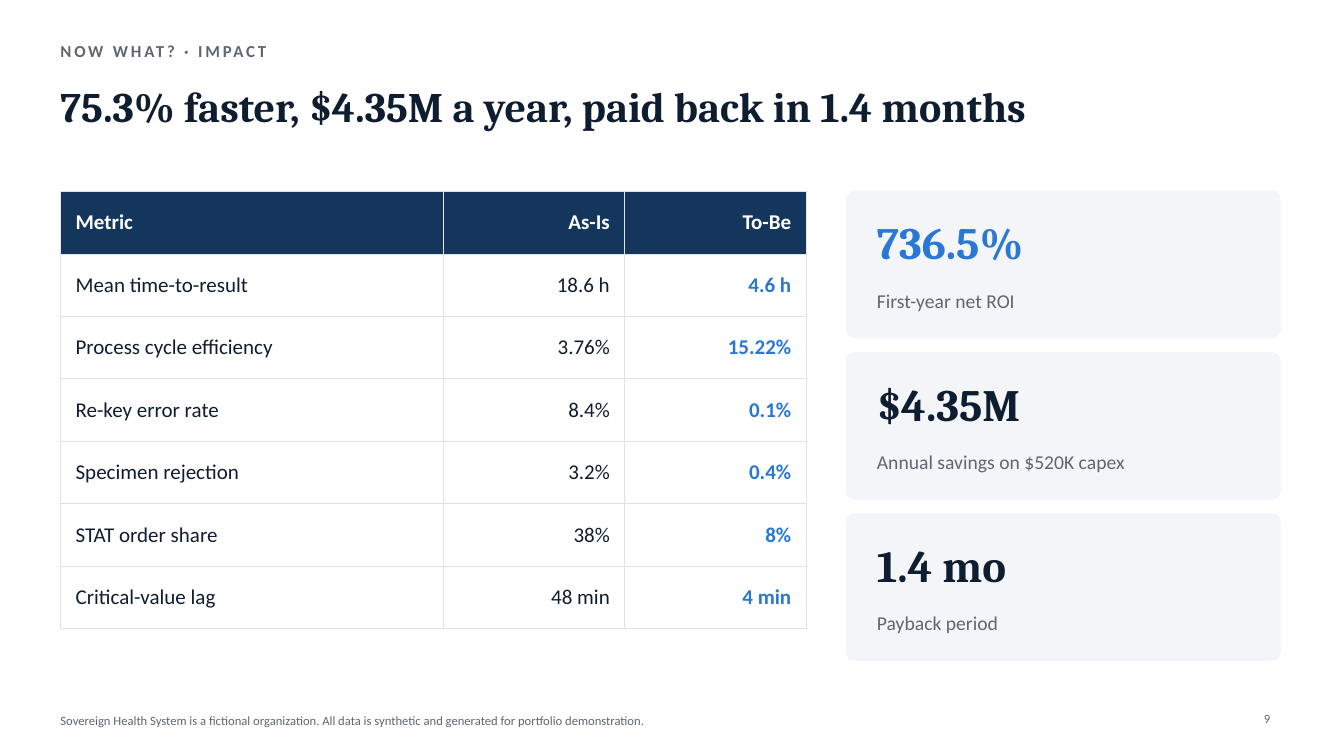
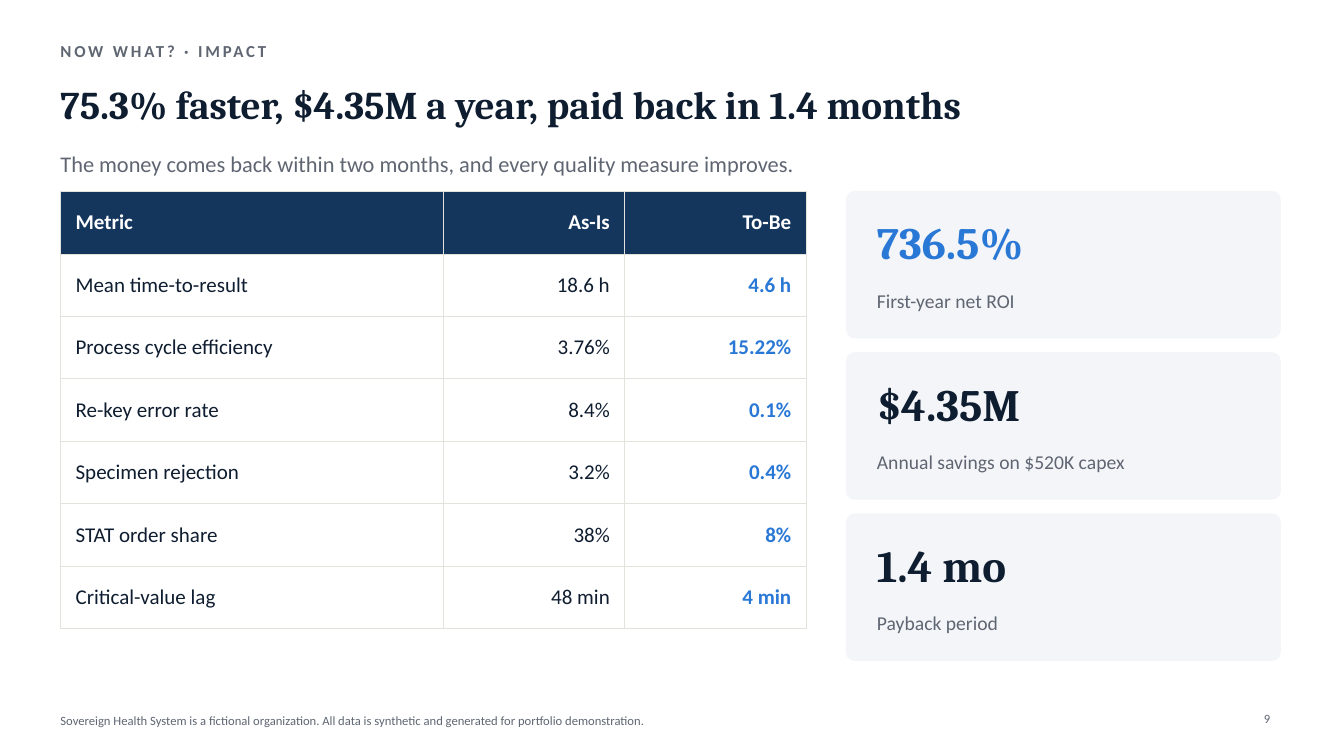
Before and after one commit to huezxiii/diagnostic-pipeline-process-mapping, a slide deck: slide 9 of deck/sovereign-health-exec-briefing.pptx. Drawn at 1344x756 pixels with LibreOffice and Linux fonts; fonts in the diff are those of the drawing. Boxes give left, top, right and bottom in pixels: in the first picture for what was removed or moved away, otherwise in the second. Text is boxed around its words. In the diff, an @@ line names an element or a change of style, - is before the commit and + after.

```diff
--- a/deck/sovereign-health-exec-briefing.pptx
+++ b/deck/sovereign-health-exec-briefing.pptx
@@ title "75.3% faster, $4.35M a year, ..." at bbox=[60, 90, 961, 128]: size 30 to 28 pt @@
@@ text added at bbox=[60, 156, 793, 176], 16 pt, text #5F6672 @@
+The money comes back within two months, and every quality measure improves.
```
Also in this commit, not shown: 9 other slides changed, 2 other files.
